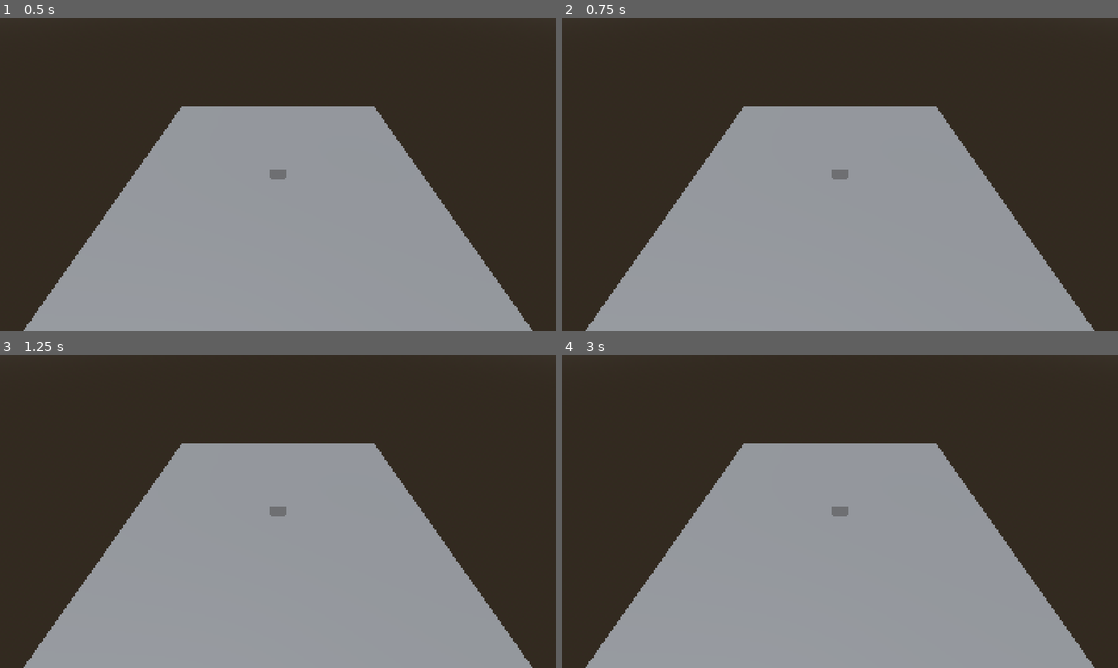
Above: before the commit, frames 1-4 (two rows, left to right).
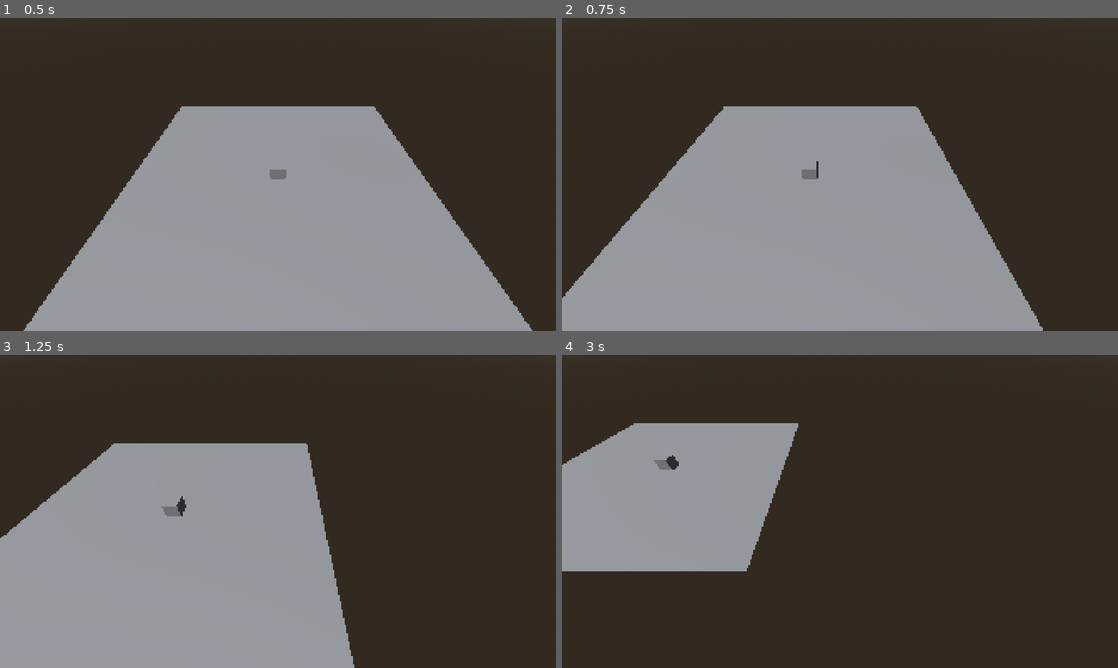
Above: after the commit, the same moments.

Repository: ChrisGiggleman/industrial-warfare
Game: Godot game, scene res://scenes/core/main.tscn
The game is run twice, just before and just after one commit, with the same random seed, the same clock (stepped at 60 frames per second) and the same inputs.
Inputs:
- Up to frame 1 (0.5 s): no input
- Up to frame 2 (0.75 s): tap Enter at 0.5 s; hold D (move_right) from 0.53 s (still down)
- Up to frame 3 (1.25 s): keep holding D (move_right)
- Up to frame 4 (3 s): release D (move_right) at 1.28 s; hold S (move_backward) 1.28-2.03 s; hold D (move_right) 2.03-2.78 s; hold W (move_forward) from 2.78 s (still down)

Frame 1 is identical in both runs. In frame 2, 9.0% of the frame differs, in the area x 0-96%, y 28-100%; in frame 3, 26%; in frame 4, 52%, in the area x 0-96%, y 21-100%.

Commit message:
Add basic camera movement foundation

Diff:
--- a/scenes/core/main.tscn
+++ b/scenes/core/main.tscn
@@ -1,4 +1,6 @@
 [gd_scene format=3 uid="uid://cu438d6ipbh1t"]
+
+[ext_resource type="Script" uid="uid://c3sckria1ahv7" path="res://scripts/camera_controller.gd" id="1_fgbdc"]
 
 [sub_resource type="PlaneMesh" id="PlaneMesh_6rktp"]
 size = Vector2(20, 20)
@@ -16,10 +18,6 @@
 
 [node name="Main" type="Node3D" unique_id=284048942]
 
-[node name="Camera3D" type="Camera3D" parent="." unique_id=789918748]
-transform = Transform3D(1, 0, 0, 0, 0.70710677, 0.70710677, 0, -0.70710677, 0.70710677, 0, 10, 10)
-current = true
-
 [node name="Ground" type="MeshInstance3D" parent="." unique_id=715106593]
 mesh = SubResource("PlaneMesh_6rktp")
 
@@ -32,3 +30,10 @@
 [node name="ReferenceCube" type="MeshInstance3D" parent="." unique_id=2141545394]
 transform = Transform3D(1, 0, 0, 0, 1, 0, 0, 0, 1, 0, 0.5, 0)
 mesh = SubResource("BoxMesh_6rktp")
+
+[node name="CameraRig" type="Node3D" parent="." unique_id=1468734782]
+script = ExtResource("1_fgbdc")
+
+[node name="Camera3D" type="Camera3D" parent="CameraRig" unique_id=789918748]
+transform = Transform3D(1, 0, 0, 0, 0.7071068, 0.7071068, 0, -0.7071068, 0.7071068, 0, 10, 10)
+current = true
--- /dev/null
+++ b/scripts/camera_controller.gd
@@ -0,0 +1,25 @@
+extends Node3D
+
+
+@export var move_speed: float = 10.0
+
+
+func _ready() -> void:
+	print("Camera controller initialized.")
+
+
+func _process(delta: float) -> void:
+	var input_direction := Input.get_vector(
+		"move_left",
+		"move_right",
+		"move_forward",
+		"move_backward"
+	)
+
+	var move_direction := Vector3(
+		input_direction.x,
+		0.0,
+		input_direction.y
+	)
+
+	position += move_direction * move_speed * delta
Not shown, added: scripts/camera_controller.gd.uid
Not shown, changed: docs/ARCHITECTURE.md
Not shown, changed: docs/DEVLOG.md
Not shown, changed: docs/ROADMAP.md
Not shown, changed: docs/TROUBLESHOOTING.md
